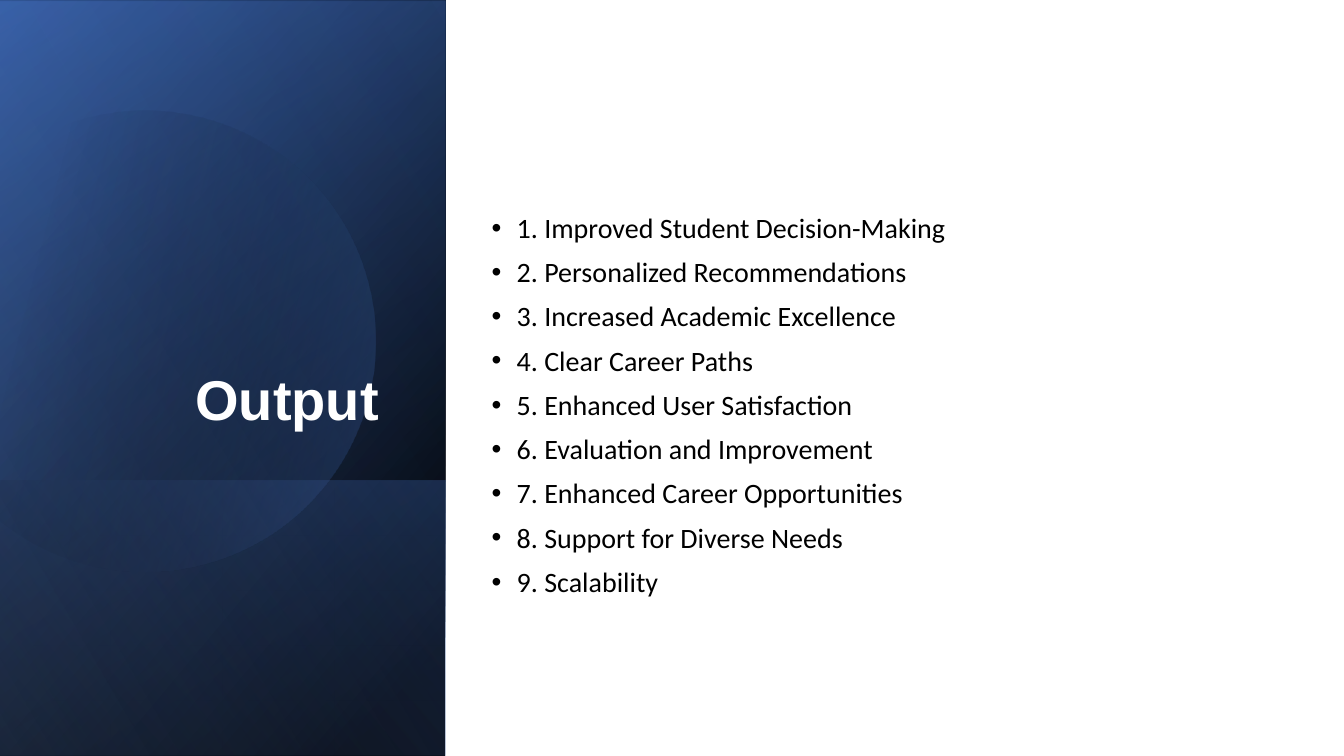
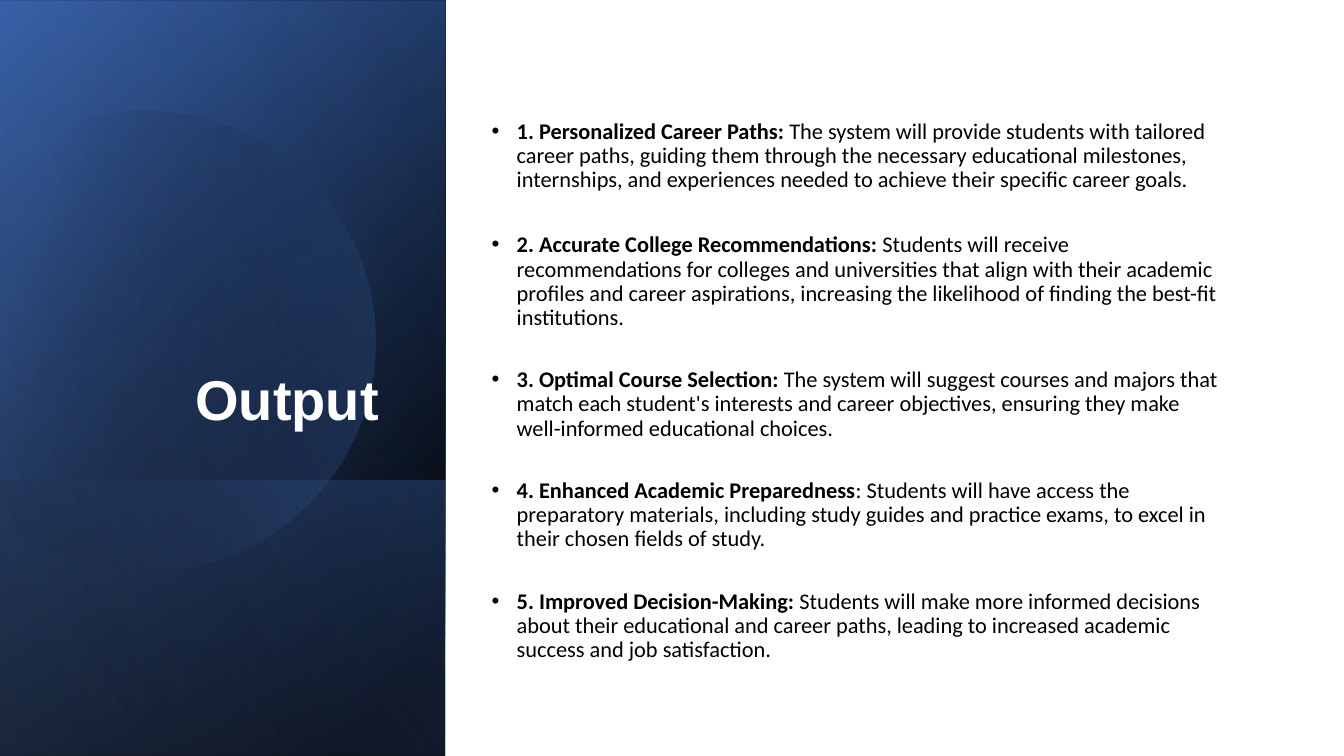
Before and after one commit to shivamkietmca/project, a slide deck: slide 7 of Project Presentation.pptx (slide 8 before the commit). Drawn at 1344x756 pixels with LibreOffice and Linux fonts; fonts in the diff are those of the drawing. Boxes give left, top, right and bottom in pixels: in the first picture for what was removed or moved away, otherwise in the second. Text is boxed around its words. In the diff, an @@ line names an element or a change of style, - is before the commit and + after.

```diff
--- a/Project Presentation.pptx
+++ b/Project Presentation.pptx
@@ text at (517, 123, 1217, 661): text changed; size 20 to 16 pt @@
-• 1. Improved Student Decision-Making
-• 2. Personalized Recommendations
-• 3. Increased Academic Excellence
-• 4. Clear Career Paths
-• 5. Enhanced User Satisfaction
-• 6. Evaluation and Improvement
-• 7. Enhanced Career Opportunities
-• 8. Support for Diverse Needs
-• 9. Scalability
+• 1. Personalized Career Paths: The system will provide students with tailored career paths, guiding them through the necessary educational milestones, internships, and experiences needed to achieve their specific career goals.
+• 2. Accurate College Recommendations: Students will receive recommendations for colleges and universities that align with their academic profiles and career aspirations, increasing the likelihood of finding the best-fit institutions.
+• 3. Optimal Course Selection: The system will suggest courses and majors that match each student's interests and career objectives, ensuring they make well-informed educational choices.
+• 4. Enhanced Academic Preparedness: Students will have access the preparatory materials, including study guides and practice exams, to excel in their chosen fields of study.
+• 5. Improved Decision-Making: Students will make more informed decisions about their educational and career paths, leading to increased academic success and job satisfaction.
```
Also in this commit, not shown: 4 other slides changed, 1 slide removed.
